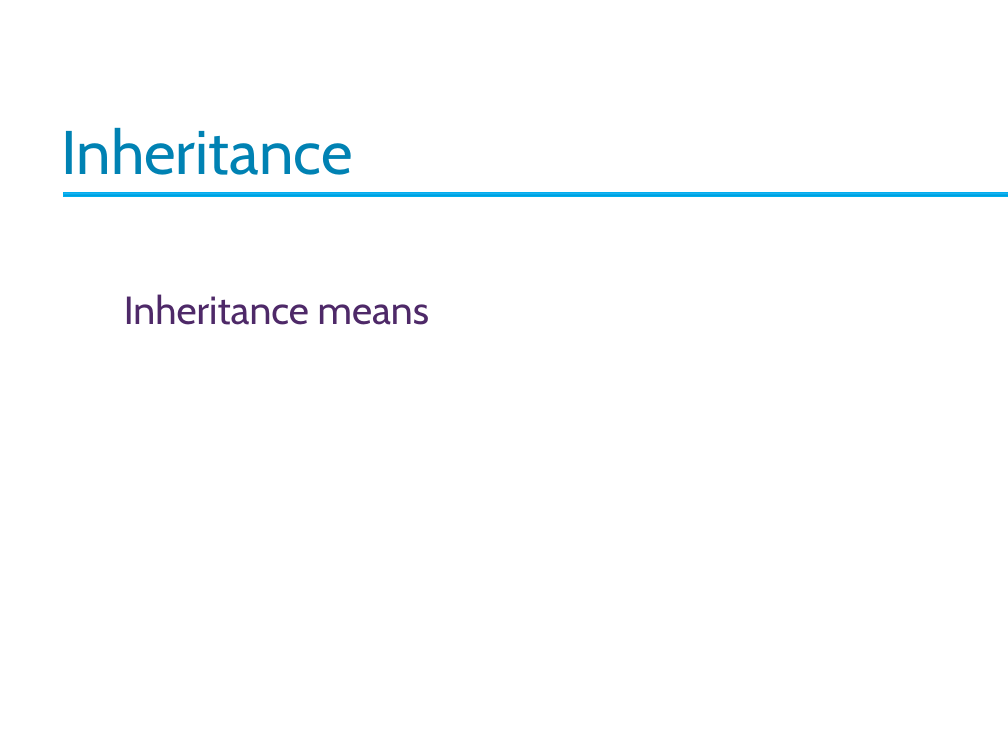
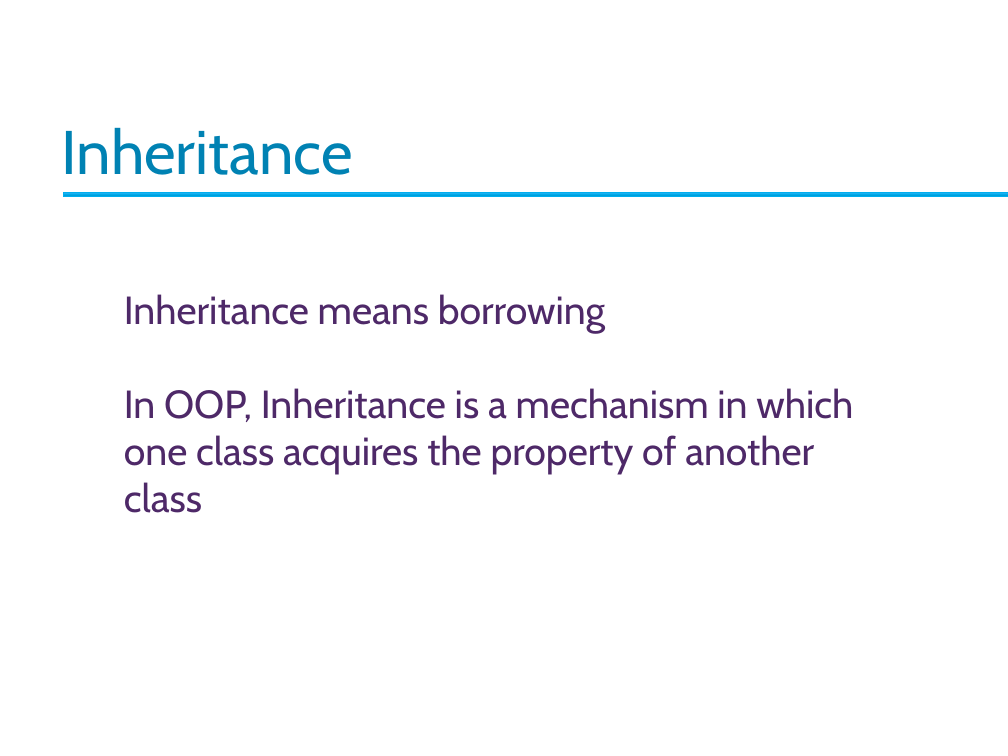
Before and after one commit to Imran4424/C-Plus-Plus-Object-Oriented, a slide deck: slide 7 of OOP.pptx. Drawn at 1008x756 pixels with LibreOffice and Linux fonts; fonts in the diff are those of the drawing; background and template pictures are left out. Boxes give left, top, right and bottom in pixels: in the first picture for what was removed or moved away, otherwise in the second. Text is boxed around its words. In the diff, an @@ line names an element or a change of style, - is before the commit and + after.

```diff
--- a/OOP.pptx
+++ b/OOP.pptx
@@ text at [124, 294, 853, 513]: text changed @@
-Inheritance means
+Inheritance means borrowing
+In OOP, Inheritance is a mechanism in which one class acquires the property of another class
```
Also in this commit, not shown: 1 slide added, 1 slide removed.
